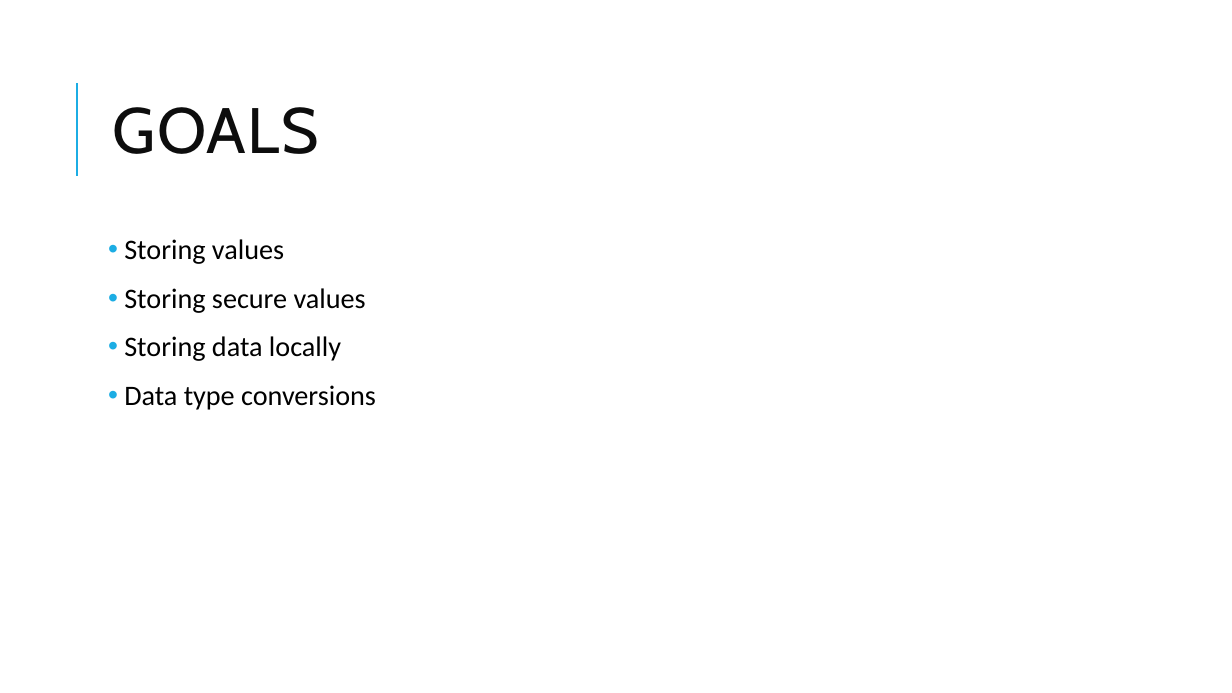
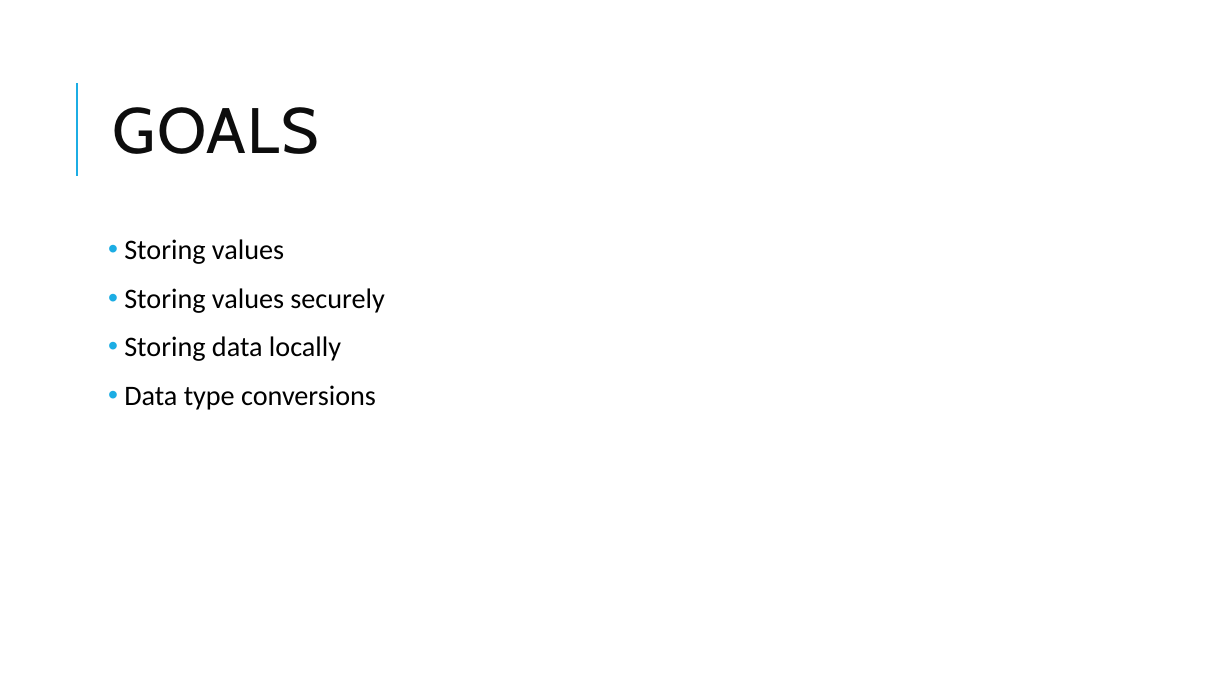
Before and after one commit to jasho/pv239-maui, a slide deck: slide 3 of 05_Storage/PV239-MAUI-05_Storage.pptx. Drawn at 1232x693 pixels with LibreOffice and Linux fonts; fonts in the diff are those of the drawing. Boxes give left, top, right and bottom in pixels: in the first picture for what was removed or moved away, otherwise in the second. Text is boxed around its words. In the diff, an @@ line names an element or a change of style, - is before the commit and + after.

```diff
--- a/05_Storage/PV239-MAUI-05_Storage.pptx
+++ b/05_Storage/PV239-MAUI-05_Storage.pptx
@@ text at (124,288,384,313): text changed @@
-• Storing secure values
+• Storing values securely
```
Also in this commit, not shown: 7 other slides changed.
